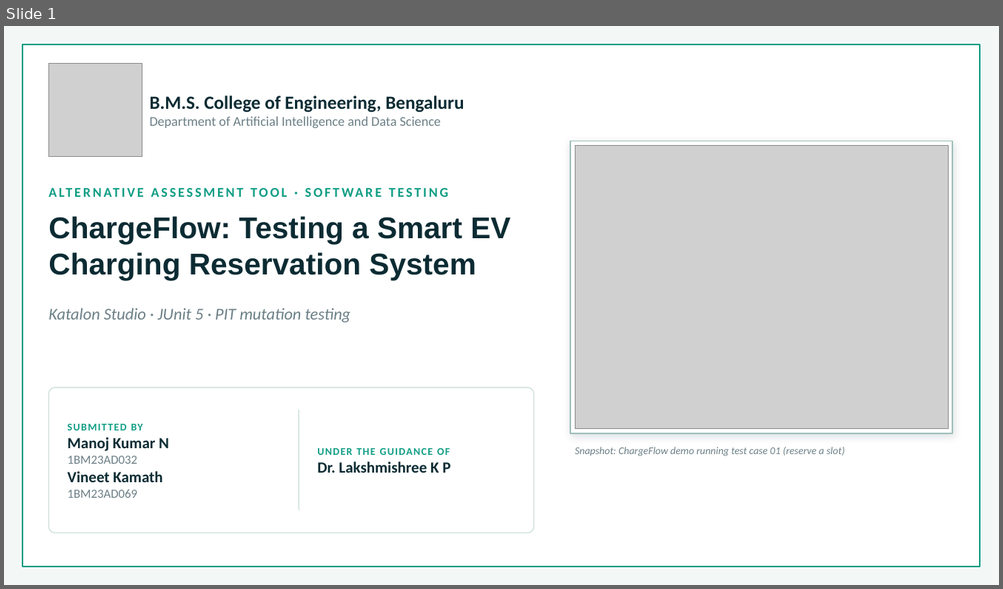
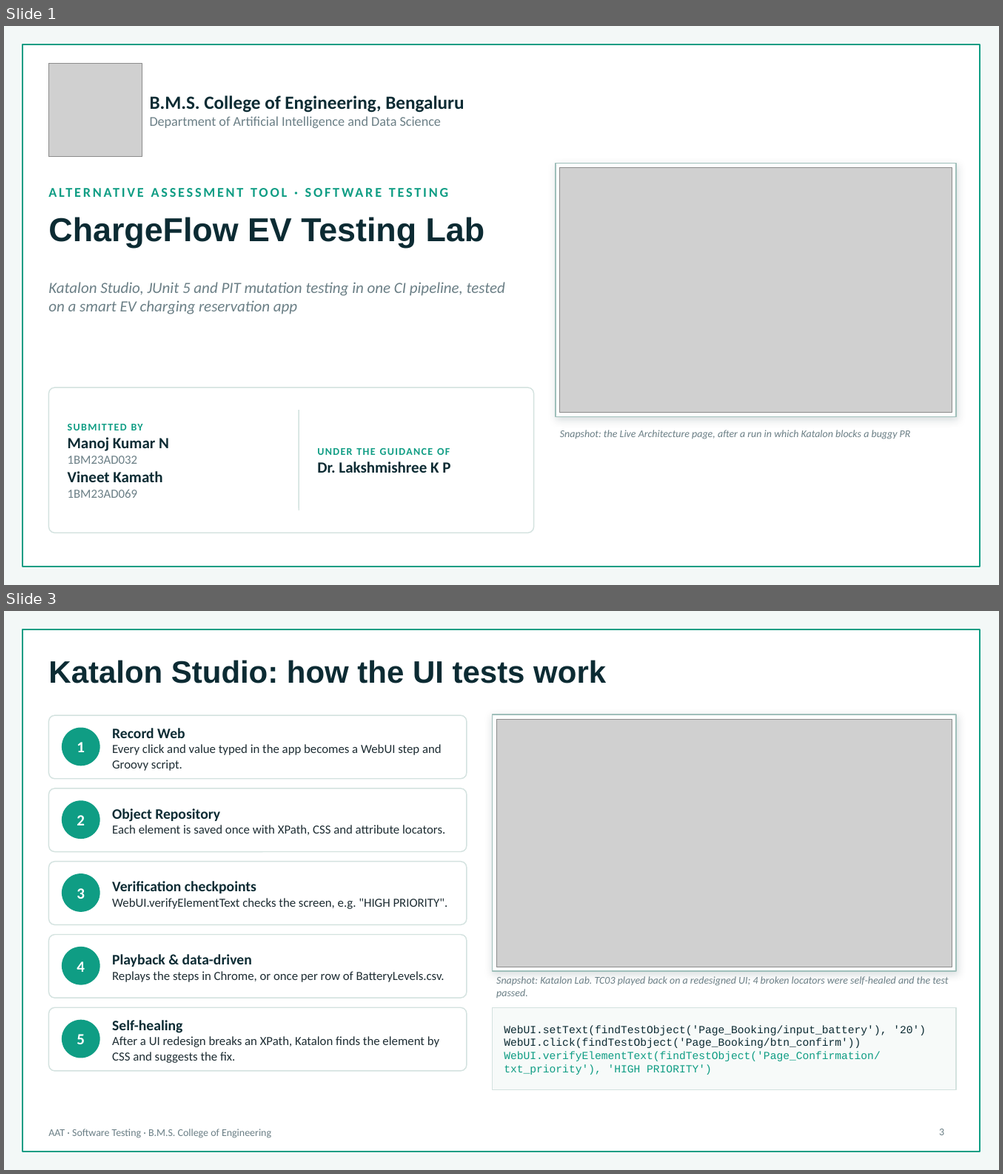
Before and after one commit to VineetKamath/chargeflow-ev-testing-lab, a slide deck: presentation/AAT_Software_Testing_ChargeFlow.pptx. Shown one above the other, each under a label of ours: slide 1 before the commit, slides 1 and 3 after it; the slides between them are not shown. The pictures are 1003x589 and 1003x1174 pixels, drawn with LibreOffice and Linux fonts; fonts in the diff are those of the drawing; grey boxes stand for pictures; background and template pictures are left out. Boxes give left, top, right and bottom in pixels: in the first picture for what was removed or moved away, otherwise in the second. Text is boxed around its words. In the diff, an @@ line names an element or a change of style, - is before the commit and + after.

```diff
--- a/presentation/AAT_Software_Testing_ChargeFlow.pptx
+++ b/presentation/AAT_Software_Testing_ChargeFlow.pptx
@@ slide 3 added at [4, 611, 999, 1170], background #F3F8F7; not listed: 1 template element that a slide beside it also shows @@
@@ title added at [48, 660, 606, 684], 30 pt, text #0C2B33, bold @@
+Katalon Studio: how the UI tests work
@@ rounded rectangle added at [48, 715, 466, 779], fill #FFFFFF, outline #D3E2DF 1 pt @@
@@ rectangle added at [492, 715, 956, 971], fill #FFFFFF, outline #9FBFBA 1 pt @@
@@ picture added at [496, 719, 951, 967] @@
@@ ellipse added at [62, 728, 99, 766], fill #0F9D84, outline #0F9D84 1 pt @@
@@ text added at [77, 742, 85, 752], 15 pt, text #FFFFFF, bold @@
+1
@@ text added at [112, 728, 441, 771], 12 pt, text #1E2D33 @@
+Record Web
+Every click and value typed in the app becomes a WebUI step and Groovy script.
@@ rounded rectangle added at [48, 789, 466, 852], fill #FFFFFF, outline #D3E2DF 1 pt @@
@@ ellipse added at [62, 801, 99, 839], fill #0F9D84, outline #0F9D84 1 pt @@
@@ text added at [112, 809, 445, 835], 12 pt, text #1E2D33 @@
+Object Repository
+Each element is saved once with XPath, CSS and attribute locators.
@@ text added at [77, 815, 85, 826], 15 pt, text #FFFFFF, bold @@
+2
@@ rounded rectangle added at [48, 862, 466, 925], fill #FFFFFF, outline #D3E2DF 1 pt @@
@@ ellipse added at [62, 874, 99, 911], fill #0F9D84, outline #0F9D84 1 pt @@
@@ text added at [77, 889, 85, 899], 15 pt, text #FFFFFF, bold @@
+3
@@ text added at [112, 881, 448, 909], 12 pt, text #1E2D33 @@
+Verification checkpoints
+WebUI.verifyElementText checks the screen, e.g. "HIGH PRIORITY".
@@ rounded rectangle added at [48, 935, 466, 998], fill #FFFFFF, outline #D3E2DF 1 pt @@
@@ ellipse added at [62, 948, 99, 985], fill #0F9D84, outline #0F9D84 1 pt @@
@@ text added at [77, 962, 85, 972], 15 pt, text #FFFFFF, bold @@
+4
@@ text added at [112, 954, 444, 982], 12 pt, text #1E2D33 @@
+Playback & data-driven
+Replays the steps in Chrome, or once per row of BatteryLevels.csv.
@@ text added at [496, 977, 948, 998], 10 pt, text #6B7F86, italic @@
+Snapshot: Katalon Lab. TC03 played back on a redesigned UI; 4 broken locators were self-healed and the test passed.
@@ rounded rectangle added at [48, 1008, 466, 1071], fill #FFFFFF, outline #D3E2DF 1 pt @@
@@ rectangle added at [492, 1008, 956, 1090], fill #F7FAF9, outline #D3E2DF 1 pt @@
@@ ellipse added at [62, 1021, 99, 1058], fill #0F9D84, outline #0F9D84 1 pt @@
@@ text added at [112, 1020, 439, 1063], 12 pt, text #1E2D33 @@
+Self-healing
+After a UI redesign breaks an XPath, Katalon finds the element by CSS and suggests the fix.
@@ text added at [504, 1025, 925, 1075], 10.5 pt, text #0C2B33 @@
+WebUI.setText(findTestObject('Page_Booking/input_battery'), '20')
+WebUI.click(findTestObject('Page_Booking/btn_confirm'))
+WebUI.verifyElementText(findTestObject('Page_Confirmation/txt_priority'), 'HIGH PRIORITY')
@@ text added at [77, 1034, 85, 1045], 15 pt, text #FFFFFF, bold @@
+5
@@ text added at [48, 1129, 271, 1139], 10 pt, text #6B7F86 @@
+AAT · Software Testing · B.M.S. College of Engineering
@@ page number added at [939, 1129, 944, 1136], 10 pt, text #6B7F86 @@
+3
@@ slide 1 changed as well @@
@@ rectangle: place and size @@
-rectangle at [570, 141, 952, 434]
+rectangle at [555, 164, 956, 417]
@@ picture: place and size @@
-picture at [575, 145, 948, 429]
+picture at [560, 168, 951, 413]
@@ text at [48, 217, 485, 248]: text changed; size 29 to 32 pt @@
-ChargeFlow: Testing a Smart EV Charging Reservation System
+ChargeFlow EV Testing Lab
@@ text at [48, 282, 505, 315]: text changed; size 16 to 15 pt @@
-Katalon Studio · JUnit 5 · PIT mutation testing
+Katalon Studio, JUnit 5 and PIT mutation testing in one CI pipeline, tested on a smart EV charging reservation app
@@ text at [560, 430, 910, 440]: text changed @@
-Snapshot: ChargeFlow demo running test case 01 (reserve a slot)
+Snapshot: the Live Architecture page, after a run in which Katalon blocks a buggy PR
```
Also in this commit, not shown: 1 other slide changed, 2 other slides added, 3 slides removed.
